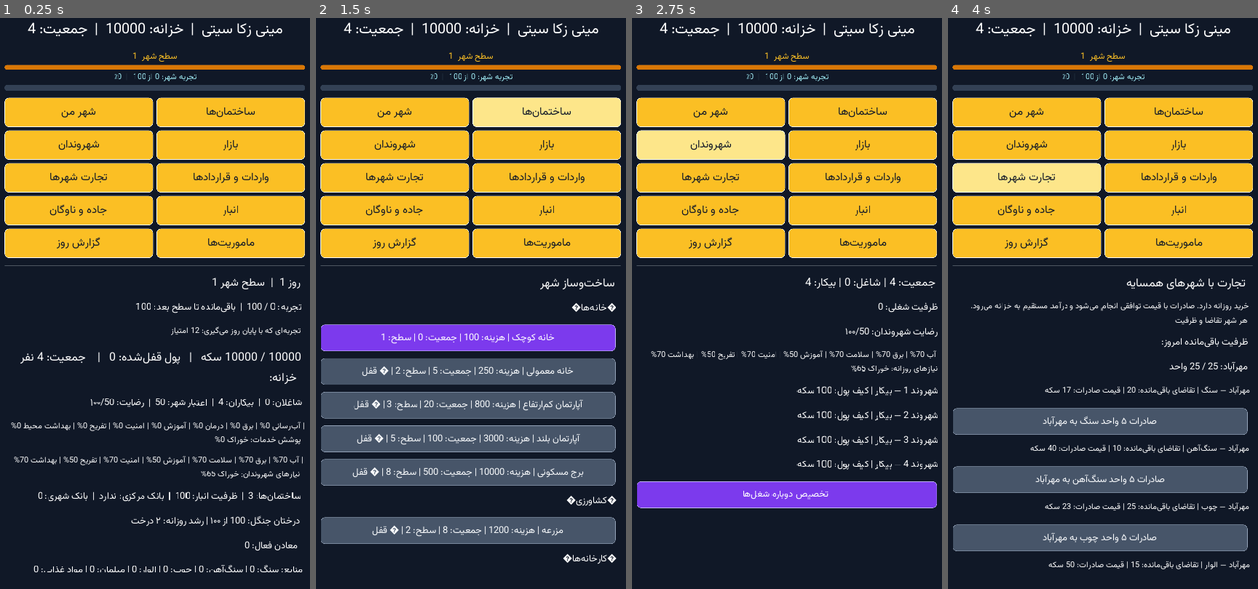
Above: before the commit, frames 1-4 (left to right).
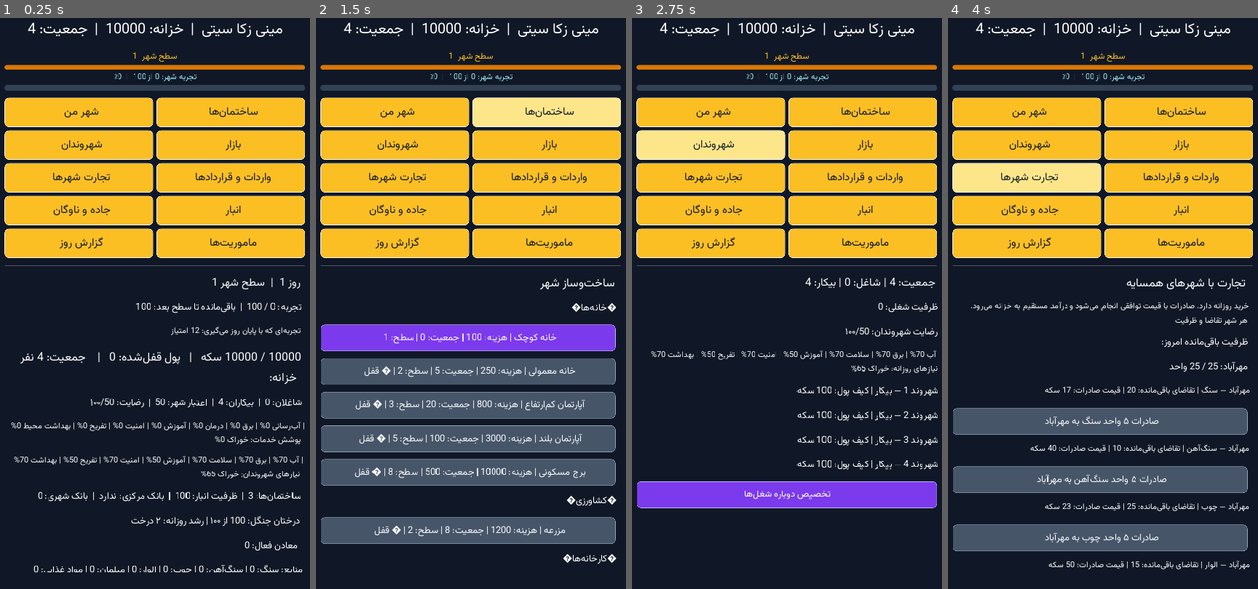
Above: after the commit, the same moments.

Repository: zekainstabot/mini-zeka-city
Game: Godot game, scene res://Main.tscn
Two runs of this game, one before a commit and one after it. Both use one fixed random seed, a clock stepped at 60 frames per second and the inputs below.
Inputs:
- Up to frame 1 (0.25 s): no input
- Up to frame 2 (1.5 s): click "ﻦﻣ ﺮﻬﺷ" at 0.5 s; click "ﺎﻫ‌ﻥﺎﻤﺘﺧﺎﺳ" at 1.25 s
- Up to frame 3 (2.75 s): click "ﻥﺍﺪﻧﻭﺮﻬﺷ" at 2 s
- Up to frame 4 (4 s): click "ﺭﺍﺯﺎﺑ" at 2.75 s; click "ﺎﻫﺮﻬﺷ ﺕﺭﺎﺠﺗ" at 3.5 s

The runs differ from the first frame. In frame 1, 1.1% of the frame differs, in the area x 15-88%, y 15-41%; in frame 2, 3.9%, in the area x 11-88%, y 15-91%; in frame 3, 1.3%; in frame 4, 1.8%.

Commit message:
Fix clipped first characters on Persian buttons

Diff:
--- a/scripts/Main.gd
+++ b/scripts/Main.gd
@@ -100,7 +100,7 @@
 	root.add_child(nav)
 	for item in [{"t":"شهر من","p":"home"},{"t":"ساختمان‌ها","p":"buildings"},{"t":"شهروندان","p":"citizens"},{"t":"بازار" …(220 unchanged characters)…
 		var b = Button.new()
-		b.text = PersianText.reshaper(item.t)
+		b.text = PersianText.reshaper(item.t + "  ")
 		b.rect_min_size = Vector2(0, 64 if compact_layout else 58)
 		b.flat = false
 		_apply_font(b, 21 if compact_layout else 18)
@@ -214,7 +214,7 @@
 
 func _add_button(text, target, callback, args=[]):
 	var button = Button.new()
-	button.text = PersianText.reshaper(text)
+	button.text = PersianText.reshaper(text + "  ")
 	button.rect_min_size = Vector2(0, 58 if get_viewport_rect().size.x < 900 else 50)
 	_apply_font(button, 19 if get_viewport_rect().size.x < 900 else 17)
 	button.size_flags_horizontal = Control.SIZE_EXPAND_FILL
